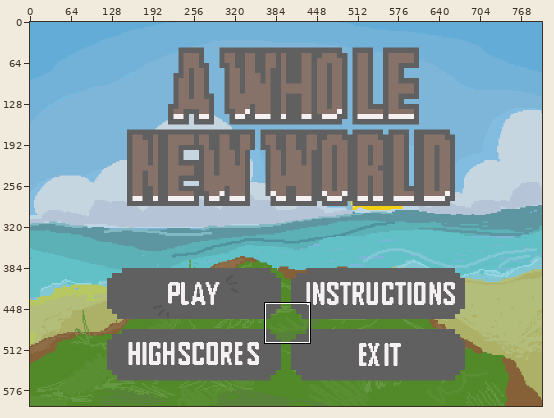
A pixel-art file gets an edit: target/classes/img/bg2.aseprite. The picture above shows the old version from afar; the outline marks the close-up.
Close-up. Before the edit:
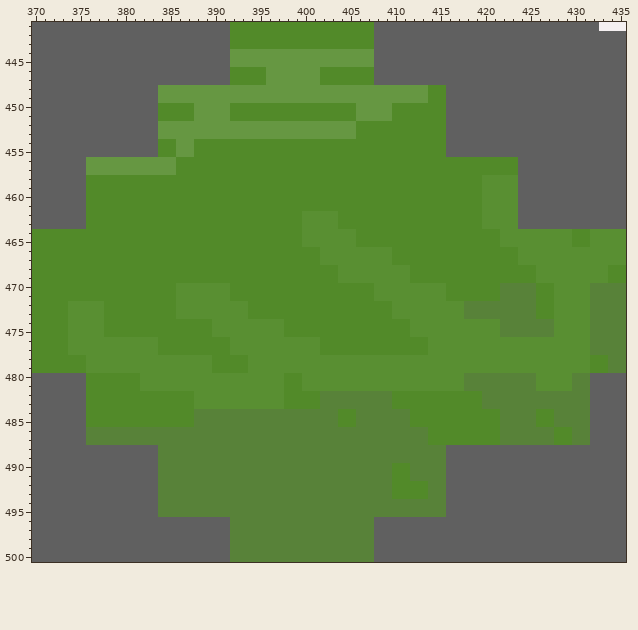
800x600 pixels, 1 frame. Shown: x 370..435, y 441..500. The commit also changed other parts of the picture, which this record leaves out.
After the commit:
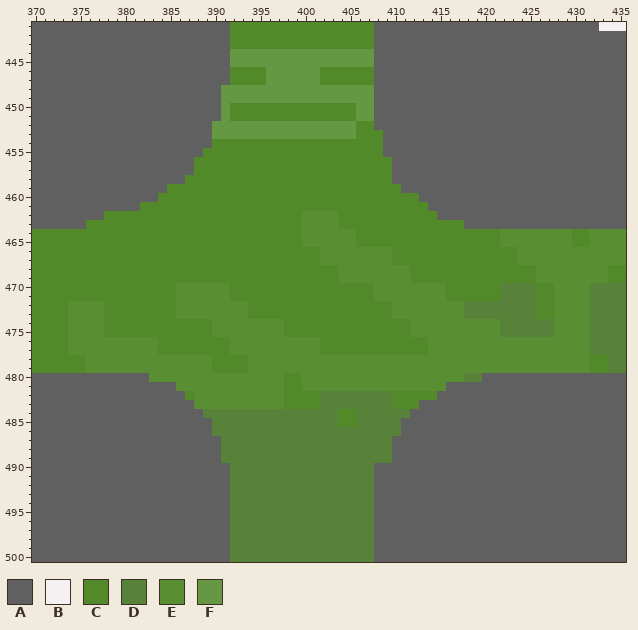
Palette (. is transparent): A #606060  B #f5f0f1  C #528a29  D #588239  E #598f32  F #669742
Difference:
Changed rows in their new state; - is an unchanged pixel.
Layer "Layer 3":
first column x 376:
448 --------AAAAAAA-----------------AAAAAAAA--------
449 --------AAAAAAA-----------------AAAAAAAA--------
450 --------AAAAAAA-----------------AAAAAAAA--------
451 --------AAAAAAA-----------------AAAAAAAA--------
452 --------AAAAAA------------------AAAAAAAA--------
453 --------AAAAAA-------------------AAAAAAA--------
454 --------AAAAAA-------------------AAAAAAA--------
455 --------AAAAA--------------------AAAAAAA--------
456 AAAAAAAAAAAA----------------------AAAAAAAAAAAAAA
457 AAAAAAAAAAAA----------------------AAAAAAAAAAAAAA
458 AAAAAAAAAAA-----------------------AAAAAAAAAAAAAA
459 AAAAAAAAA--------------------------AAAAAAAAAAAAA
460 AAAAAAAA-----------------------------AAAAAAAAAAA
461 AAAAAA--------------------------------AAAAAAAAAA
462 AA-------------------------------------AAAAAAAAA
463 ------------------------------------------AAAAAA
first column x 376:
480 AAAAAAA-------------------------------------AAAAAAAAAAAA
481 AAAAAAAAAA------------------------------AAAAAAAAAAAAAAAA
482 AAAAAAAAAAA----------------------------AAAAAAAAAAAAAAAAA
483 AAAAAAAAAAAA-------------------------AAAAAAAAAAAAAAAAAAA
484 AAAAAAAAAAAAA-----------------------AAAAAAAAAAAAAAAAAAAA
485 AAAAAAAAAAAAAA---------------------AAAAAAAAAAAAAAAAAAAAA
486 AAAAAAAAAAAAAA---------------------AAAAAAAAAAAAAAAAAAAAA
487 AAAAAAAAAAAAAAA-------------------AAAAAAAAAAAAAAAAAAAAAA
488 --------AAAAAAA-------------------AAAAAA----------------
489 --------AAAAAAA-------------------AAAAAA----------------
490 --------AAAAAAAA----------------AAAAAAAA----------------
491 --------AAAAAAAA----------------AAAAAAAA----------------
492 --------AAAAAAAA----------------AAAAAAAA----------------
493 --------AAAAAAAA----------------AAAAAAAA----------------
494 --------AAAAAAAA----------------AAAAAAAA----------------
495 --------AAAAAAAA----------------AAAAAAAA----------------
Boxes around the changes in both close-ups, in picture pixels (x1, y1, x2, y2):
changed: (86, 85, 221, 220)
changed: (374, 85, 518, 229)
changed: (86, 373, 230, 517)
changed: (374, 373, 590, 517)
